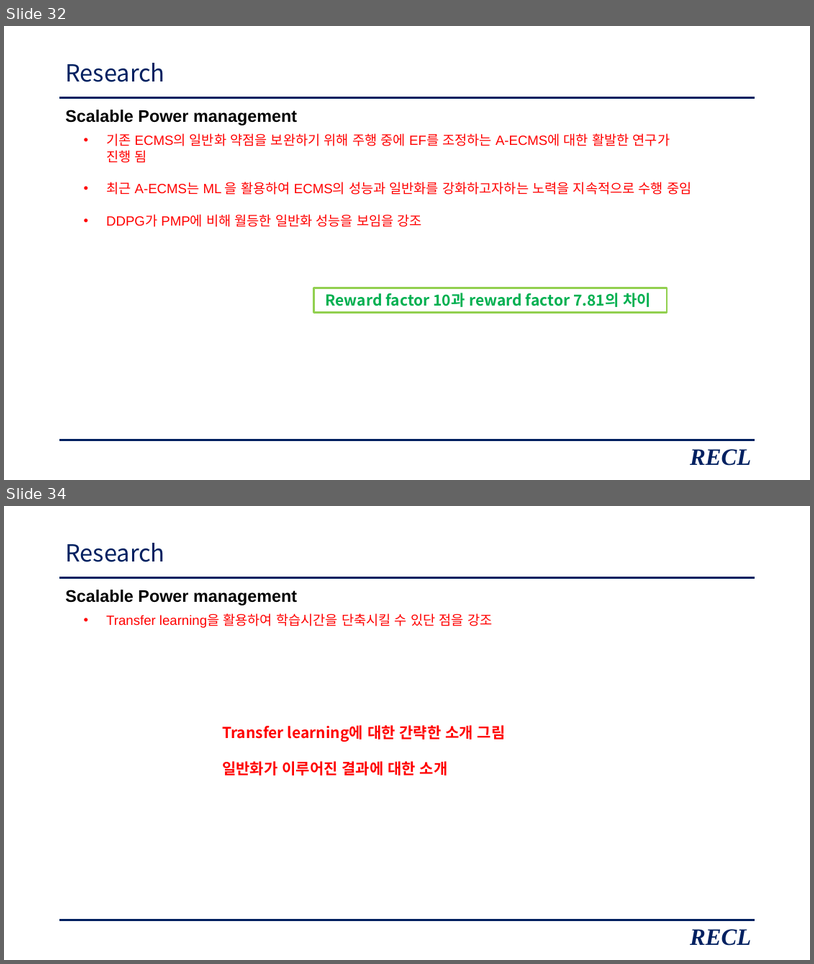
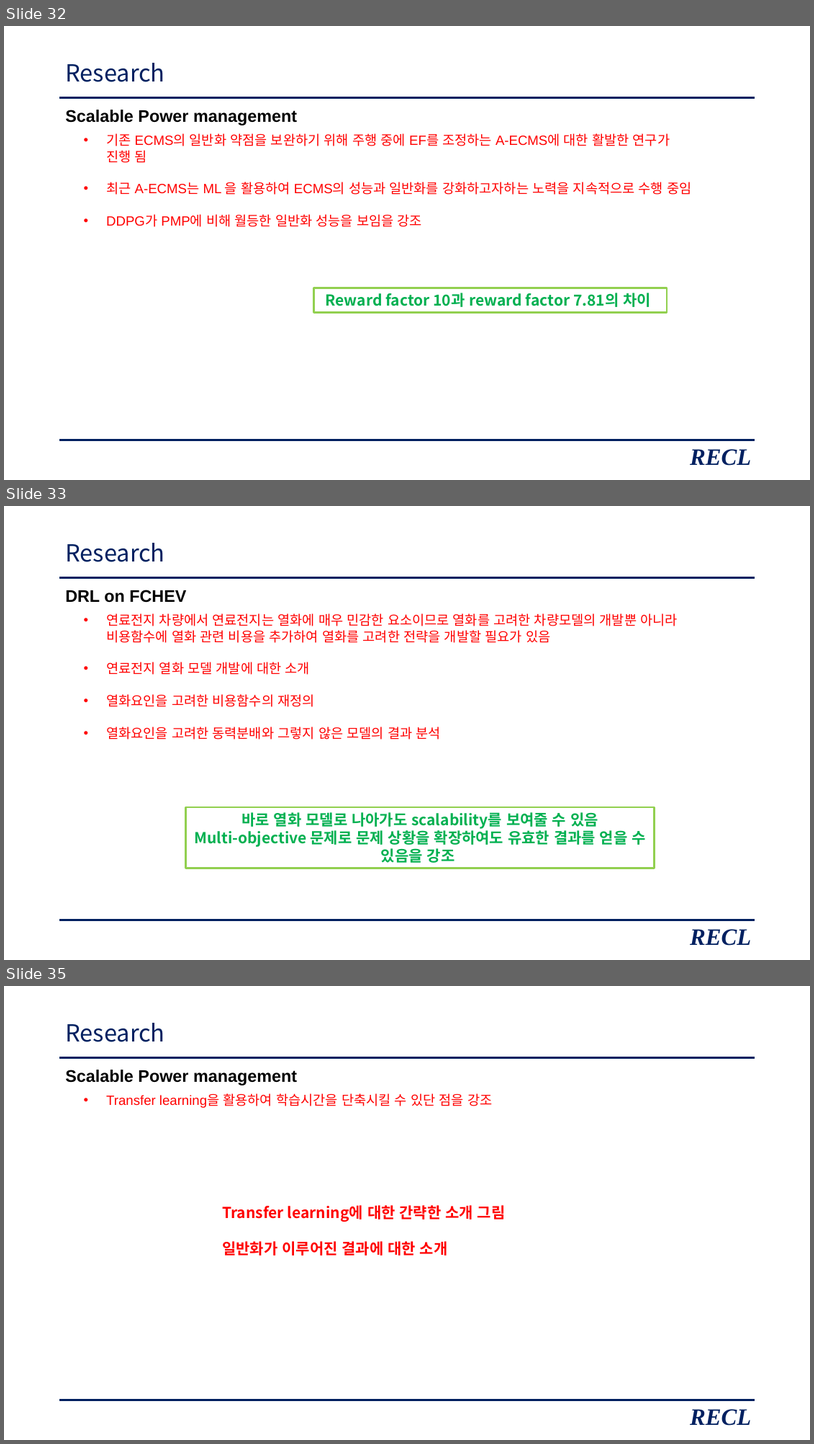
Before and after one commit to zidane89/experiment_essential, a slide deck: 발표자료_중안2.pptx. Shown one above the other, each under a label of ours: slides 32 and 34 before the commit, slides 32, 33 and 35 after it; the slides between them are not shown. The pictures are 814x964 and 814x1444 pixels, drawn with LibreOffice and Linux fonts; fonts in the diff are those of the drawing. Boxes give left, top, right and bottom in pixels: in the first picture for what was removed or moved away, otherwise in the second. Text is boxed around its words. In the diff, an @@ line names an element or a change of style, - is before the commit and + after.

```diff
--- a/발표자료_중안2.pptx
+++ b/발표자료_중안2.pptx
@@ slide 33 added at box(4, 506, 810, 960), background #FFFFFF; not listed: 2 template elements that a slide beside it also shows @@
@@ title added at box(65, 543, 165, 562), 28 pt, text #002060 @@
+Research
@@ text added at box(65, 590, 186, 602), 20 pt, text #000000, bold @@
+DRL on FCHEV
@@ text added at box(106, 613, 677, 739), 16 pt, text #FF0000 @@
+• 연료전지 차량에서 연료전지는 열화에 매우 민감한 요소이므로 열화를 고려한 차량모델의 개발뿐 아니라
+  비용함수에 열화 관련 비용을 추가하여 열화를 고려한 전략을 개발할 필요가 있음
+• 연료전지 열화 모델 개발에 대한 소개
+• 열화요인을 고려한 비용함수의 재정의
+• 열화요인을 고려한 동력분배와 그렇지 않은 모델의 결과 분석
@@ rectangle added at box(186, 807, 655, 868), outline #92D050 2.25 pt, 18 pt, text #00B050, bold @@
+바로 열화 모델로 나아가도 scalability를 보여줄 수 있음
+Multi-objective 문제로 문제 상황을 확장하여도 유효한 결과를 얻을 수 있음을 강조
@@ text added at box(690, 929, 751, 945), 28 pt, text #002060, bold, italic @@
+RECL
@@ what was slide 34 is now slide 35 @@
```
Also in this commit, not shown: 13 slides changed.
